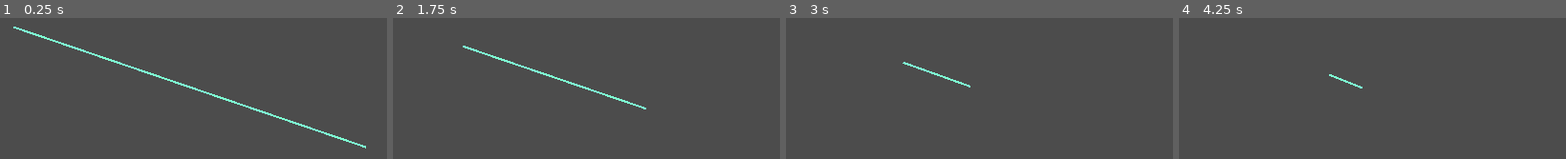
Above: before the commit, frames 1-4 (left to right).
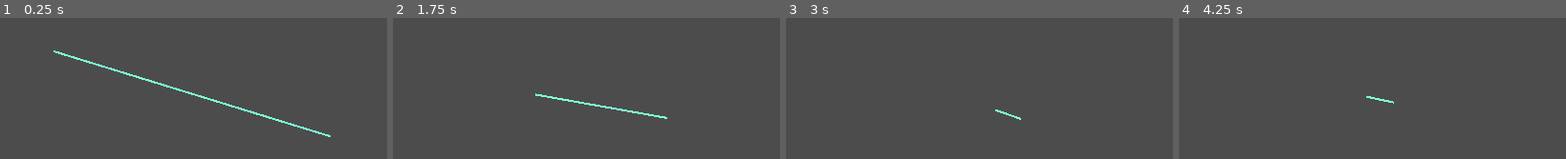
Above: after the commit, the same moments.

Repository: Cmdr3nder/magny-and-ferrus
Game: Godot game, scene res://Main.tscn
Same seed, same stepped clock (60 frames per second), same inputs: the game is played once before the commit and once after it.
Inputs:
- Up to frame 1 (0.25 s): no input
- Up to frame 2 (1.75 s): hold D (p1_right, bound only after the commit) 0.53-1.28 s; hold S (p1_down, bound only after the commit) from 1.28 s (still down)
- Up to frame 3 (3 s): release S (p1_down, bound only after the commit) at 2.03 s; hold D (p1_right, bound only after the commit) 2.03-2.78 s; hold W (p1_up, bound only after the commit) from 2.78 s (still down)
- Up to frame 4 (4.25 s): release W (p1_up, bound only after the commit) at 3.53 s; hold A (p1_left, bound only after the commit) from 3.53 s (still down)

The runs differ from the first frame. In frame 1, 2.4% of the frame differs, in the area x 3-95%, y 6-93%; in frame 2, 1.2%; in frame 3, 0.4%; in frame 4, 0.2%.

Commit message:
Initial controls

Diff:
--- a/Brother.gd
+++ b/Brother.gd
@@ -4,6 +4,11 @@
 
 var other_brother_pos = Vector2(0, 0)
 export(int) var connection_force = 100
+export(int) var speed = 200
+export(String) var up_btn = "p1_up"
+export(String) var down_btn = "p1_down"
+export(String) var left_btn = "p1_left"
+export(String) var right_btn = "p1_right"
 
 func listen_other_pos(pos):
 	other_brother_pos = pos
@@ -11,6 +16,17 @@
 
 func _process(delta):
 	var magnetic_force = global_position.direction_to(other_brother_pos).normalized()
+	var control_force = Vector2(0, 0)
+	if Input.is_action_pressed(up_btn):
+		control_force.y -= 1
+	if Input.is_action_pressed(down_btn):
+		control_force.y += 1
+	if Input.is_action_pressed(left_btn):
+		control_force.x -= 1
+	if Input.is_action_pressed(right_btn):
+		control_force.x += 1
+	control_force = control_force.normalized()
 	# include controls force too
-	move_and_slide(magnetic_force * connection_force)
+	var impulse = (magnetic_force * connection_force) + (control_force * speed)
+	move_and_slide(impulse)
 	emit_signal("broadcast_pos", global_position)
--- a/Main.tscn
+++ b/Main.tscn
@@ -11,11 +11,14 @@
 script = ExtResource( 2 )
 
 [node name="Brother" parent="." instance=ExtResource( 1 )]
-position = Vector2( 1180, 493 )
-connection_force = 200
+position = Vector2( 327, 229 )
 
 [node name="Brother2" parent="." instance=ExtResource( 1 )]
-position = Vector2( 224, 166 )
+position = Vector2( 1068, 457 )
+up_btn = "p2_up"
+down_btn = "p2_down"
+left_btn = "p2_left"
+right_btn = "p2_right"
 
 [node name="Wall" type="StaticBody2D" parent="."]
 position = Vector2( 572, 276 )
--- a/project.godot
+++ b/project.godot
@@ -21,6 +21,49 @@
 window/stretch/mode="2d"
 window/stretch/aspect="keep"
 
+[input]
+
+p1_up={
+"deadzone": 0.5,
+"events": [ Object(InputEventKey,"resource_local_to_scene":false,"resource_name":"","device":0,"alt":false,"shift":false,"control":false,"meta":false,"command":false,"pressed":false,"scancode":87,"unicode":0,"echo":false,"script":null)
+ ]
+}
+p1_down={
+"deadzone": 0.5,
+"events": [ Object(InputEventKey,"resource_local_to_scene":false,"resource_name":"","device":0,"alt":false,"shift":false,"control":false,"meta":false,"command":false,"pressed":false,"scancode":83,"unicode":0,"echo":false,"script":null)
+ ]
+}
+p1_left={
+"deadzone": 0.5,
+"events": [ Object(InputEventKey,"resource_local_to_scene":false,"resource_name":"","device":0,"alt":false,"shift":false,"control":false,"meta":false,"command":false,"pressed":false,"scancode":65,"unicode":0,"echo":false,"script":null)
+ ]
+}
+p1_right={
+"deadzone": 0.5,
+"events": [ Object(InputEventKey,"resource_local_to_scene":false,"resource_name":"","device":0,"alt":false,"shift":false,"control":false,"meta":false,"command":false,"pressed":false,"scancode":68,"unicode":0,"echo":false,"script":null)
+ ]
+}
+p2_up={
+"deadzone": 0.5,
+"events": [ Object(InputEventKey,"resource_local_to_scene":false,"resource_name":"","device":0,"alt":false,"shift":false,"control":false,"meta":false,"command":false,"pressed":false,"scancode":73,"unicode":0,"echo":false,"script":null)
+ ]
+}
+p2_down={
+"deadzone": 0.5,
+"events": [ Object(InputEventKey,"resource_local_to_scene":false,"resource_name":"","device":0,"alt":false,"shift":false,"control":false,"meta":false,"command":false,"pressed":false,"scancode":75,"unicode":0,"echo":false,"script":null)
+ ]
+}
+p2_left={
+"deadzone": 0.5,
+"events": [ Object(InputEventKey,"resource_local_to_scene":false,"resource_name":"","device":0,"alt":false,"shift":false,"control":false,"meta":false,"command":false,"pressed":false,"scancode":74,"unicode":0,"echo":false,"script":null)
+ ]
+}
+p2_right={
+"deadzone": 0.5,
+"events": [ Object(InputEventKey,"resource_local_to_scene":false,"resource_name":"","device":0,"alt":false,"shift":false,"control":false,"meta":false,"command":false,"pressed":false,"scancode":76,"unicode":0,"echo":false,"script":null)
+ ]
+}
+
 [physics]
 
 common/enable_pause_aware_picking=true
Not shown: 1 places in Main.tscn that only renumber resources
